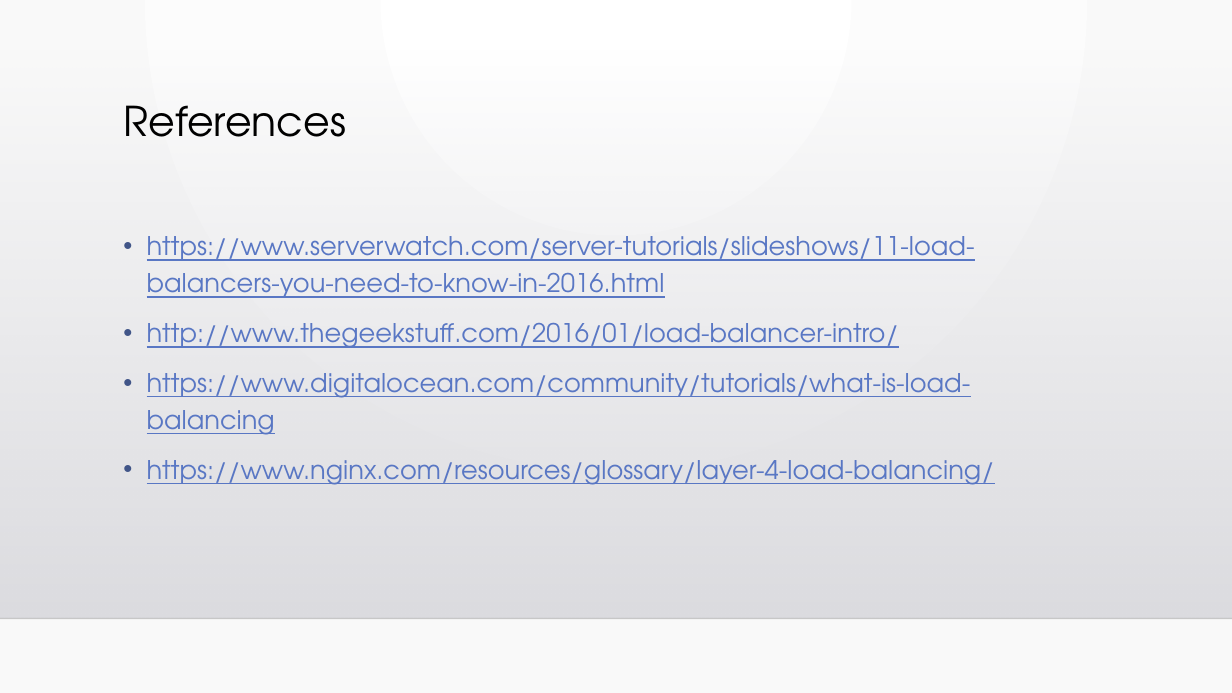
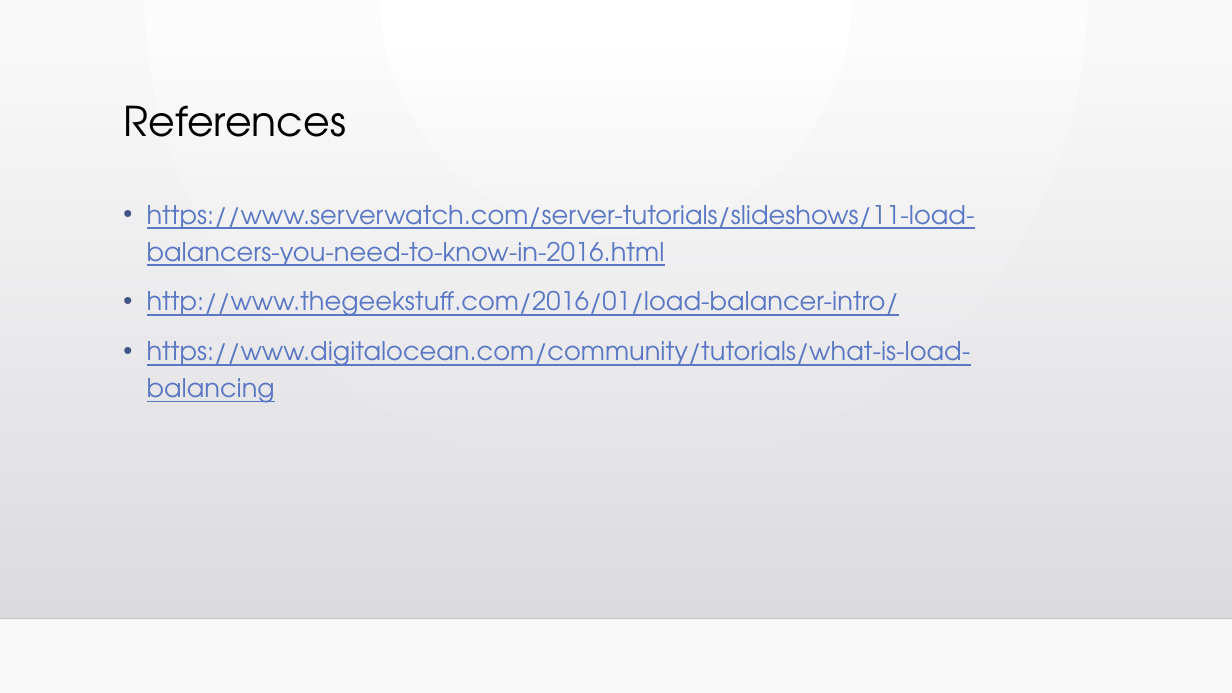
Before and after one commit to shishirkulkarni/DistributedSystems, a slide deck: slide 7 of Homework 9 - Distributed Applications/load_balancer.pptx (slide 13 before the commit). Drawn at 1232x693 pixels with LibreOffice and Linux fonts; fonts in the diff are those of the drawing; background and template pictures are left out. Boxes give left, top, right and bottom in pixels: in the first picture for what was removed or moved away, otherwise in the second. Text is boxed around its words. In the diff, an @@ line names an element or a change of style, - is before the commit and + after.

```diff
--- a/Homework 9 - Distributed Applications/load_balancer.pptx
+++ b/Homework 9 - Distributed Applications/load_balancer.pptx
@@ text "https://www.serverwatch.com/server-tutorials/slideshows/11-l ...": place and size @@
-text "https://www.serverwatch.com/server-tutorials/slideshows/11-l ..." at <box>147,236,995,485</box>
+text "https://www.serverwatch.com/server-tutorials/slideshows/11-l ..." at <box>147,205,975,403</box>
@@ text at <box>147,460,995,485</box>: paragraph removed @@
-• https://www.nginx.com/resources/glossary/layer-4-load-balancing/
```
Also in this commit, not shown: 4 other slides changed, 1 slide added, 8 slides removed.
